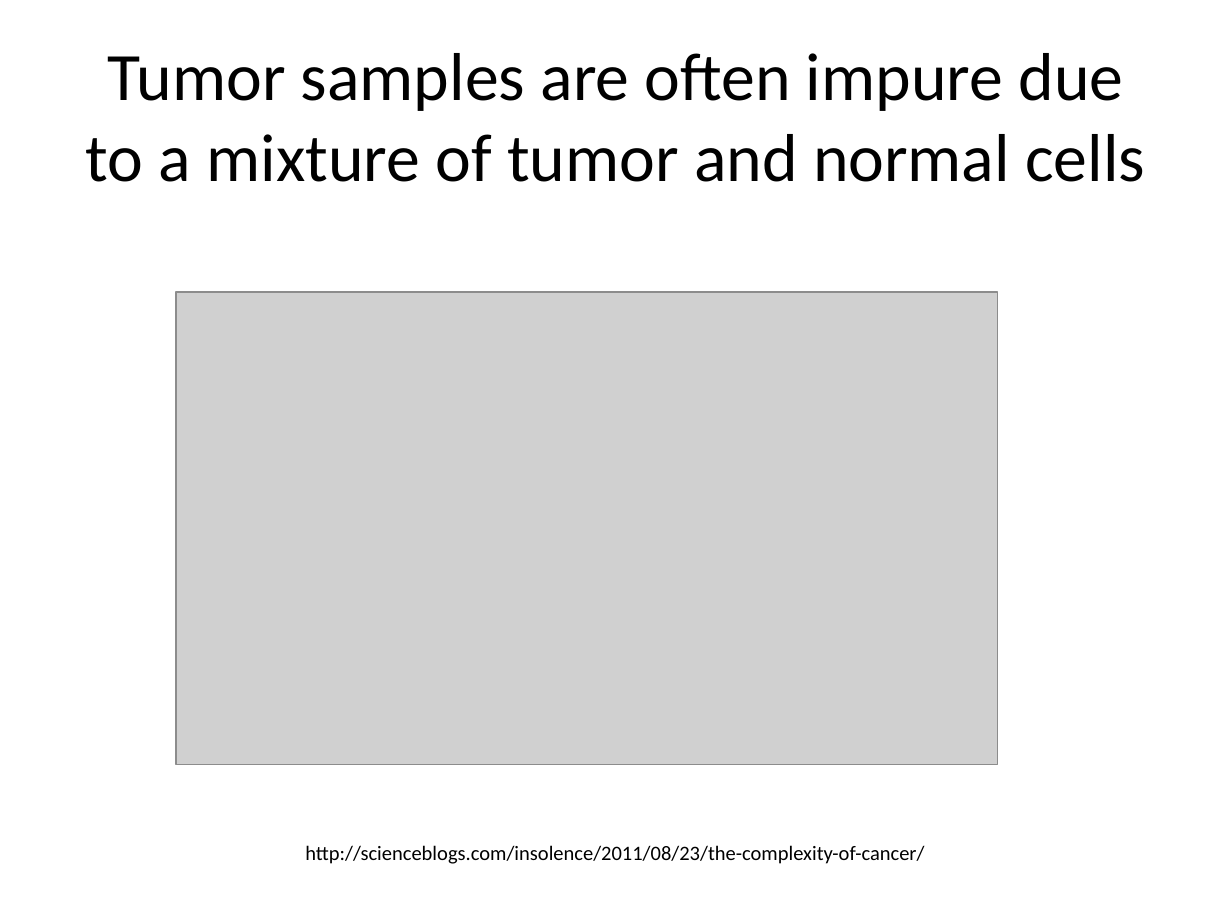
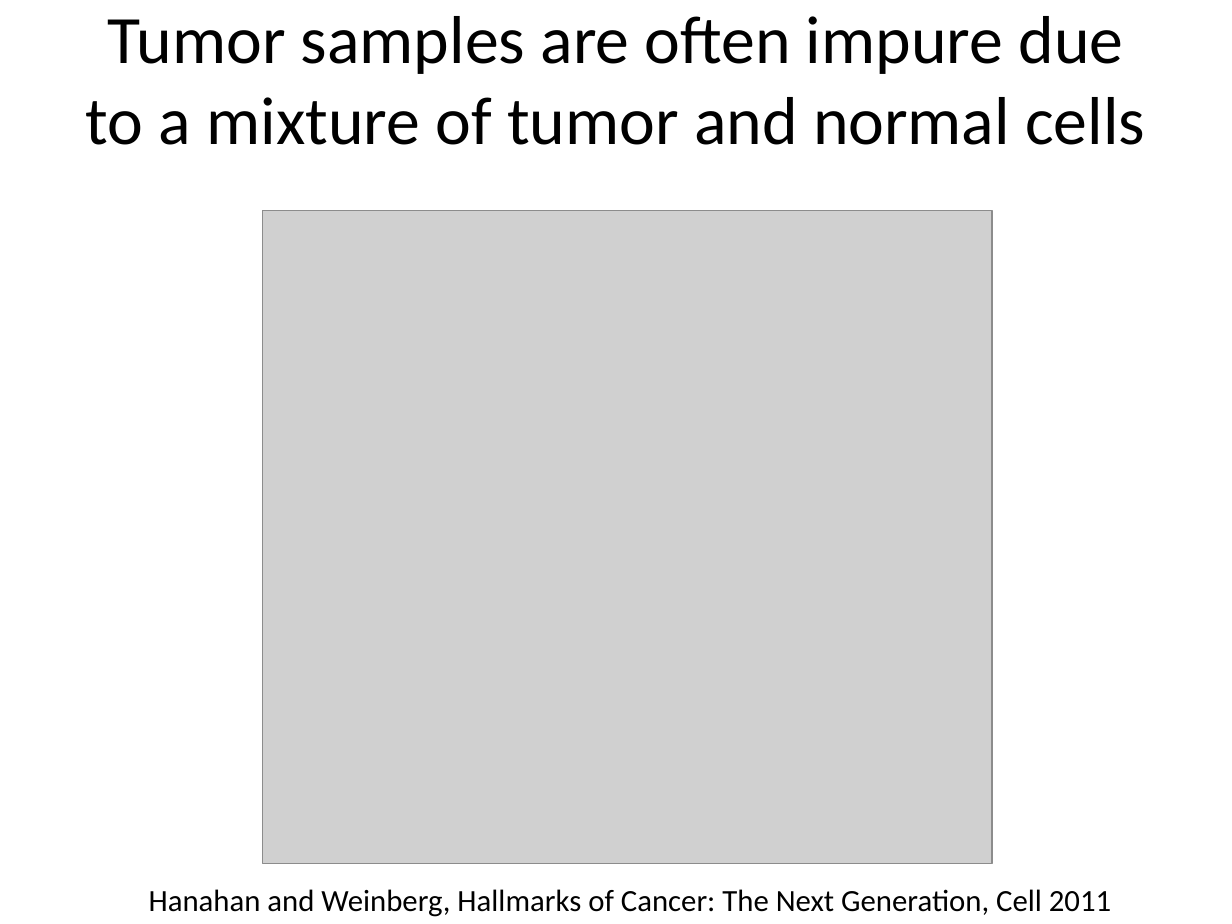
Before and after one commit to viklund/courses, a slide deck: slide 19 of cancergenomics/1610/slides/cancer_genomics.pptx. Drawn at 1232x924 pixels with LibreOffice and Linux fonts; fonts in the diff are those of the drawing; grey boxes stand for pictures. Boxes give left, top, right and bottom in pixels: in the first picture for what was removed or moved away, otherwise in the second. Text is boxed around its words. In the diff, an @@ line names an element or a change of style, - is before the commit and + after.

```diff
--- a/cancergenomics/1610/slides/cancer_genomics.pptx
+++ b/cancergenomics/1610/slides/cancer_genomics.pptx
@@ title "Tumor samples are often impure ...": place and size @@
-title "Tumor samples are often impure ..." at [86,53,1145,182]
+title "Tumor samples are often impure ..." at [86,16,1145,145]
@@ picture: place and size @@
-picture at [176,292,998,764]
+picture at [262,211,992,864]
@@ text removed at [305,845,924,864] @@
-http://scienceblogs.com/insolence/2011/08/23/the-complexity-of-cancer/
@@ text added at [149,889,1111,917], 18 pt, text #000000 @@
+Hanahan and Weinberg, Hallmarks of Cancer: The Next Generation, Cell 2011
```
Also in this commit, not shown: 3 other slides changed, 3 slides added, 2 slides removed.
